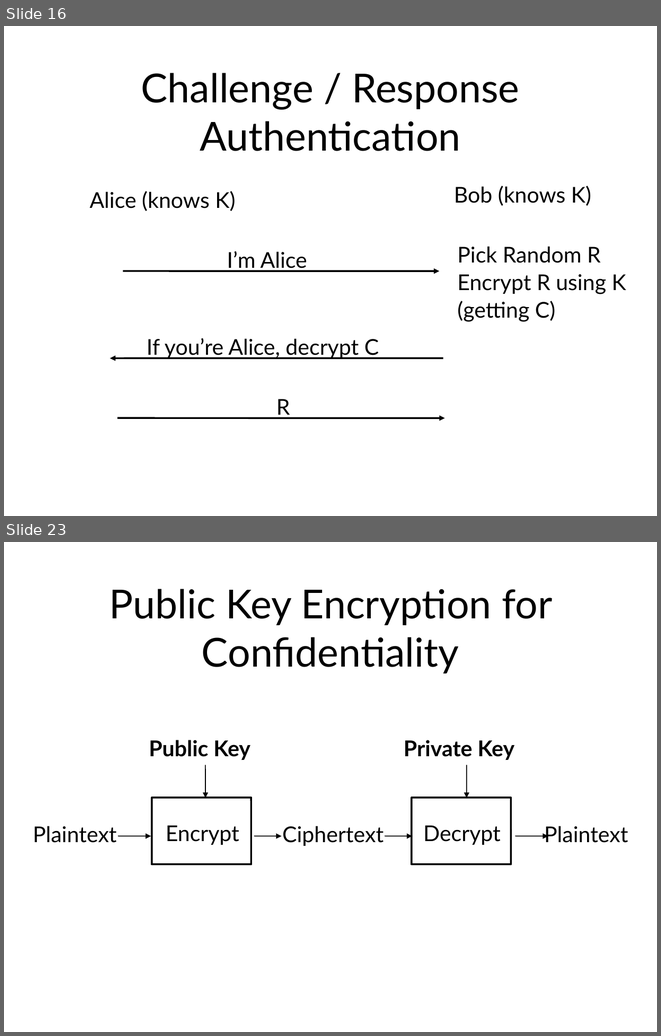
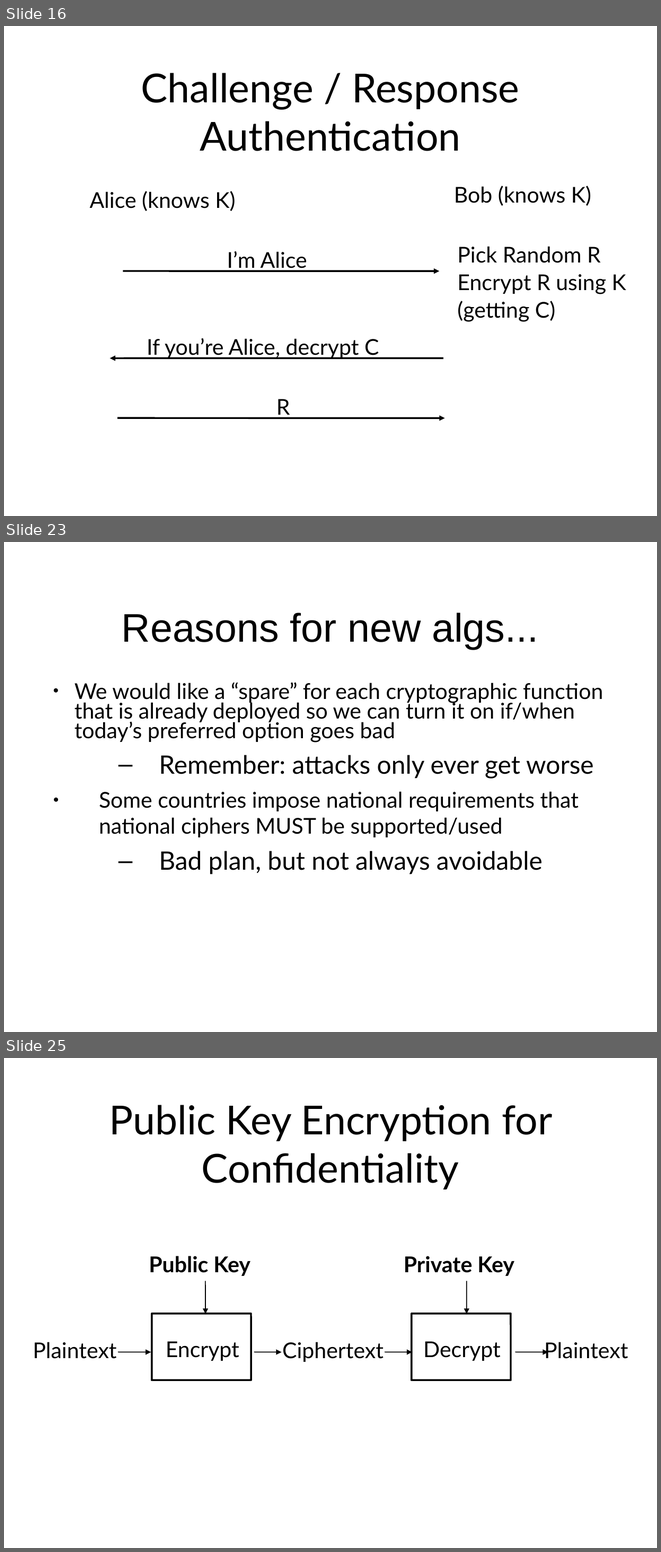
Before and after one commit to sftcd/cs7053, a slide deck: 2016lectures/03-crypto.ppt. Shown one above the other, each under a label of ours: slides 16 and 23 before the commit, slides 16, 23 and 25 after it; the slides between them are not shown. The pictures are 661x1036 and 661x1552 pixels, drawn with LibreOffice and Linux fonts; fonts in the diff are those of the drawing. Boxes give left, top, right and bottom in pixels: in the first picture for what was removed or moved away, otherwise in the second. Text is boxed around its words. In the diff, an @@ line names an element or a change of style, - is before the commit and + after.

Commit message:
tweaks to 03 crypto

```diff
--- a/2016lectures/03-crypto.ppt
+++ b/2016lectures/03-crypto.ppt
@@ slide 23 added at (4,542,657,1032), background #FFFFFF @@
@@ title added at (122,612,538,650), 44 pt, text #000000 @@
+Reasons for new algs...
@@ text added at (74,682,603,874), 24 pt, text #000000 @@
+● We would like a “spare” for each cryptographic function that is already deployed so we can turn it on if/when today’s preferred option goes bad
+  – Remember: attacks only ever get worse
+● Some countries impose national requirements that national ciphers MUST be supported/used
+  – Bad plan, but not always avoidable
@@ what was slide 23 is now slide 25 @@
```
Also in this commit, not shown: 60 slides changed, 3 other slides added, 2 other files.
